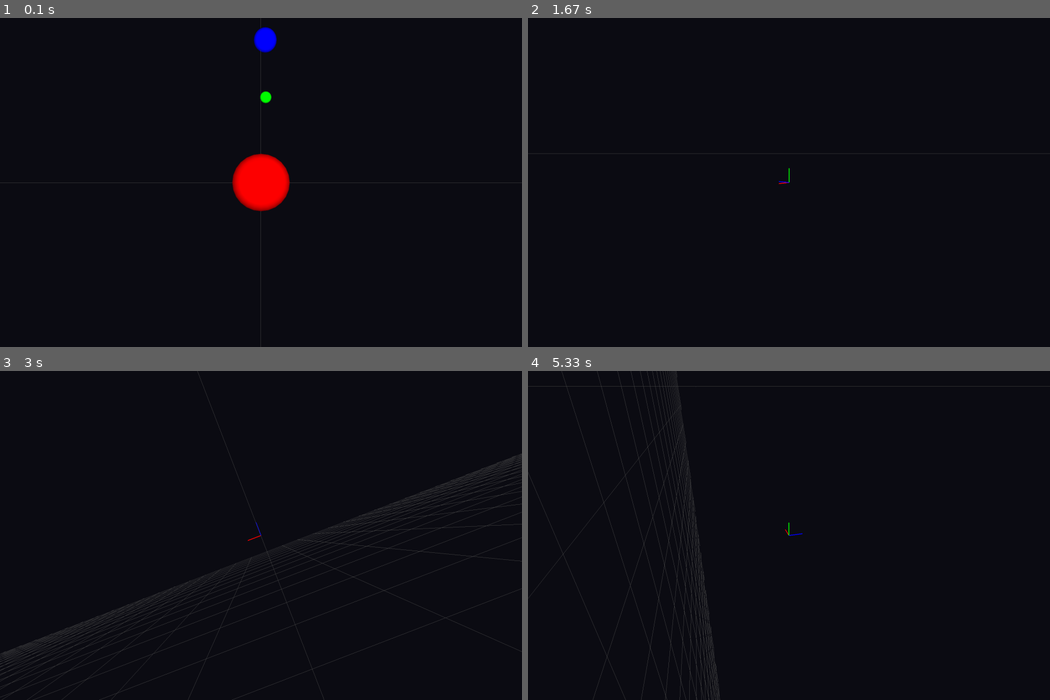
Above: before the commit, frames 1-4 (two rows, left to right).
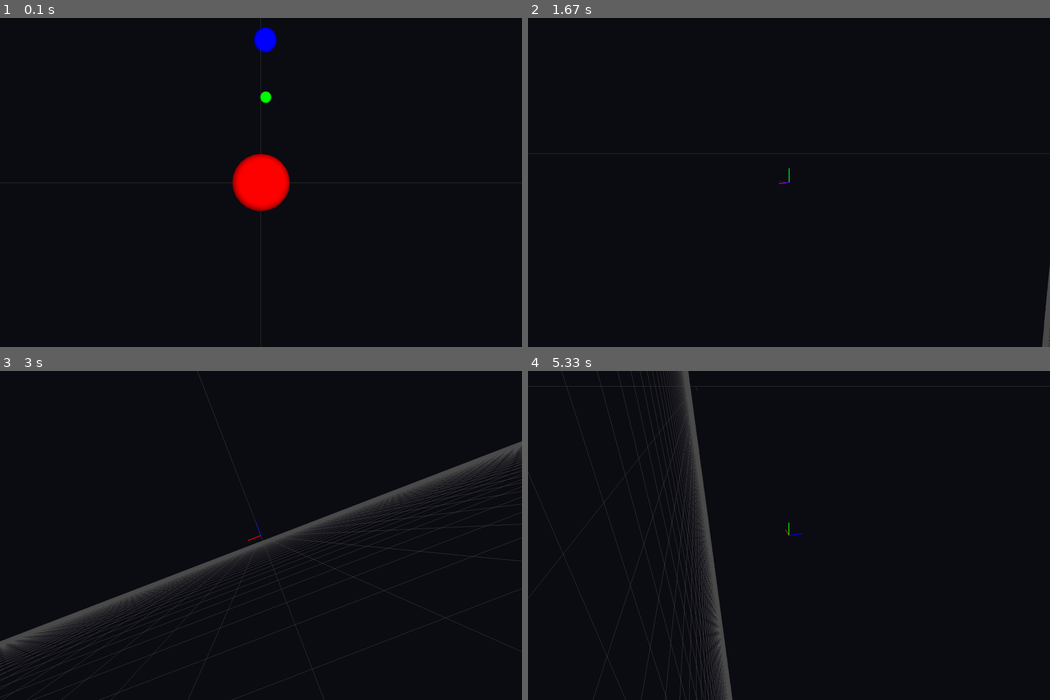
Above: after the commit, the same moments.

Repository: RJ-2911/N-BodySim
Game: pygame game, started from Programs/simWindow.py
Two runs of this game, one before a commit and one after it. Both use one fixed random seed, a clock stepped at 60 frames per second and the inputs below.
Inputs (mouse positions are in pixels of both pictures, inside the frame that each line leads up to):
- Up to frame 1 (0.1 s): no input
- Up to frame 2 (1.67 s): hold Right 0.33-0.8 s; move the mouse to (768, 195) at 0.37 s; hold Up 0.83-1.13 s; move the mouse to (663, 185) at 0.87 s; hold Right 1.17-1.63 s; move the mouse to (867, 67) at 1.2 s
- Up to frame 3 (3 s): hold Left 1.67-2.2 s; move the mouse to (271, 423) at 1.7 s; hold Down 2.23-2.53 s; move the mouse to (266, 571) at 2.27 s; hold Left 2.57-2.97 s; move the mouse to (396, 588) at 2.6 s
- Up to frame 4 (5.33 s): hold Up 3-3.37 s; move the mouse to (924, 505) at 3.03 s; hold Right 3.4-4.03 s; move the mouse to (976, 509) at 3.43 s; hold Down 4.07-4.43 s; move the mouse to (971, 601) at 4.1 s; hold Left 4.47-4.93 s; move the mouse to (809, 522) at 4.5 s; hold Right from 4.97 s (still down); move the mouse to (674, 476) at 5 s

The runs differ from the first frame. In frame 1, less than 0.1% of the frame differs, in the area x 49-50%, y 9-25%; in frame 2, 0.2%; in frame 3, 3.3%, in the area x 0-100%, y 21-86%; in frame 4, 2.1%.

Commit message:
Nothing really, added some presets and fixed sofetening!!

Diff:
--- a/Programs/camera.py
+++ b/Programs/camera.py
@@ -15,6 +15,7 @@
         self.theta = 0.0   # yaw (degrees)
         self.phi = 0.0     # pitch (degrees)
         self.update_vectors()
+        self.move_speed_base = 60
 
     def update_vectors(self):
         # convert angles to radians
--- a/Programs/physicsCalc.py
+++ b/Programs/physicsCalc.py
@@ -4,16 +4,16 @@
 def compute_forces(bodies, G=1.0):
     n = len(bodies)
     forces = [np.zeros(3) for _ in range(n)]
+    eps = 0.1  # softening length
 
     for i in range(n):
         for j in range(i + 1, n):
             r_vec = bodies[j].position - bodies[i].position
-            distance = np.linalg.norm(r_vec)
-            if distance == 0:
+            r2 = np.dot(r_vec, r_vec)  # squared distance
+            if r2 == 0:
                 continue
-            force_mag = G * bodies[i].mass * bodies[j].mass / (distance ** 2)
-            force_dir = r_vec / distance
-            force = force_mag * force_dir
+            denom = (r2 + eps**2)**1.5
+            force = G * bodies[i].mass * bodies[j].mass * r_vec / denom
 
             forces[i] += force
             forces[j] -= force
--- a/Programs/simWindow.py
+++ b/Programs/simWindow.py
@@ -18,7 +18,8 @@
           sp.Sphere([0, 0, 0], [0, 0, 5], 20000, 10, (1, 0, 0, 1)),
           sp.Sphere([0, 30, 0], [20, 0, 0], 5, 2, (0, 1, 0, 1)),
           sp.Sphere([0, 50, 0], [18, 0, 0], 20, 4, (0, 0, 1, 1)),
-          sp.Sphere([0, 80, 0], [-15, 0, 0], 50, 6, (1, 0, 0, 1)),
+          sp.Sphere([0, 80, 0], [-15, 0, 0], 50, 6, (1, 0, 1, 1)),
+          sp.Sphere([0, 120, 0], [10, 0, 0], 40, 4, (0.6, 0.6, 1, 1))
         ]
 
         # Camera placed back on +Z, looking towards -Z by default (theta=0)
@@ -120,7 +121,7 @@
 
         if self.showAxes:
             self.draw_axes(camera_obj, 1, 20)
-        self.draw_grid(5000, 100)
+        self.draw_grid(50000, 100)
 
 
         for sphere in spheres:
@@ -137,7 +138,7 @@
         # Projection
         glMatrixMode(GL_PROJECTION)
         glLoadIdentity()
-        gluPerspective(60.0, (display[0] / display[1]), 0.1, 2000.0)
+        gluPerspective(60.0, (display[0] / display[1]), 0.1, 10000.0)
         glMatrixMode(GL_MODELVIEW)
         glEnable(GL_BLEND)
         glBlendFunc(GL_SRC_ALPHA, GL_ONE_MINUS_SRC_ALPHA)
@@ -181,7 +182,9 @@
                 self.scene.camera.rotate(dtheta=dx * sensitivity, dphi=-dy * sensitivity)
 
         keys = pg.key.get_pressed()
-        move_speed = 60.0 * dt
+        if self.scene.camera.move_speed_base <= 0:
+                self.scene.camera.move_speed_base = 5
+        move_speed = self.scene.camera.move_speed_base * dt
         rot_speed = 60.0 * dt
 
         # movement (local camera space)
@@ -198,6 +201,12 @@
         if keys[K_SPACE]:
             self.scene.camera.move_local(dy=move_speed)
 
+        # cmaera speed
+        if keys[K_q]:
+            self.scene.camera.move_speed_base += 5
+        if keys[K_e]:
+            self.scene.camera.move_speed_base -= 5
+
         # rotation yaw/pitch
         if keys[K_LEFT]:
             self.scene.camera.rotate(dtheta=-rot_speed)
--- a/assets/presets.txt
+++ b/assets/presets.txt
@@ -3,17 +3,15 @@
     sp.Sphere([0, 0, 0], [0, 0, 5], 15000, 5, (1, 0.4, 0.0, 1)),
     sp.Sphere([0, 30, 0], [20, 0, 20 ], 500, 2, (0.6, 0.4, 1, 1))
 
-<<<<<<< HEAD
 Preset: 2
 1 stationary body with a stable orbit
         sp.Sphere([0, 15, 0], [0, 0, 0 ], 15000, 2, (1, 0, 0.5, 1)),
         sp.Sphere([0, 0, 0], [20, 20, 20 ], 1, 2, (0, 1, 0.5, 1)),
 
-=======
-self.spheres = [
-          sp.Sphere([0, 0, 0], [0, 0, 5], 20000, 10, (1, 0, 0, 1)),
-          sp.Sphere([0, 30, 0], [20, 0, 0], 5, 2, (0, 1, 0, 1)),
-          sp.Sphere([0, 50, 0], [18, 0, 0], 20, 4, (0, 0, 1, 1)),
-          sp.Sphere([0, 80, 0], [-15, 0, 0], 50, 6, (1, 0, 0, 1)),
-        ]
->>>>>>> 9fffc0e9b8b80e3a9f0604af4a3fee0ee31a04b1
+Preset: 3
+4 bodies revolving around a massive body moving along in a Z-axis.
+        sp.Sphere([0, 0, 0], [0, 0, 5], 20000, 10, (1, 0, 0, 1)),
+        sp.Sphere([0, 30, 0], [20, 0, 0], 5, 2, (0, 1, 0, 1)),
+        sp.Sphere([0, 50, 0], [18, 0, 0], 20, 4, (0, 0, 1, 1)),
+        sp.Sphere([0, 80, 0], [-15, 0, 0], 50, 6, (1, 0, 1, 1)),
+        sp.Sphere([0, 120, 0], [10, 0, 0], 40, 4, (0.6, 0.6, 1, 1))
